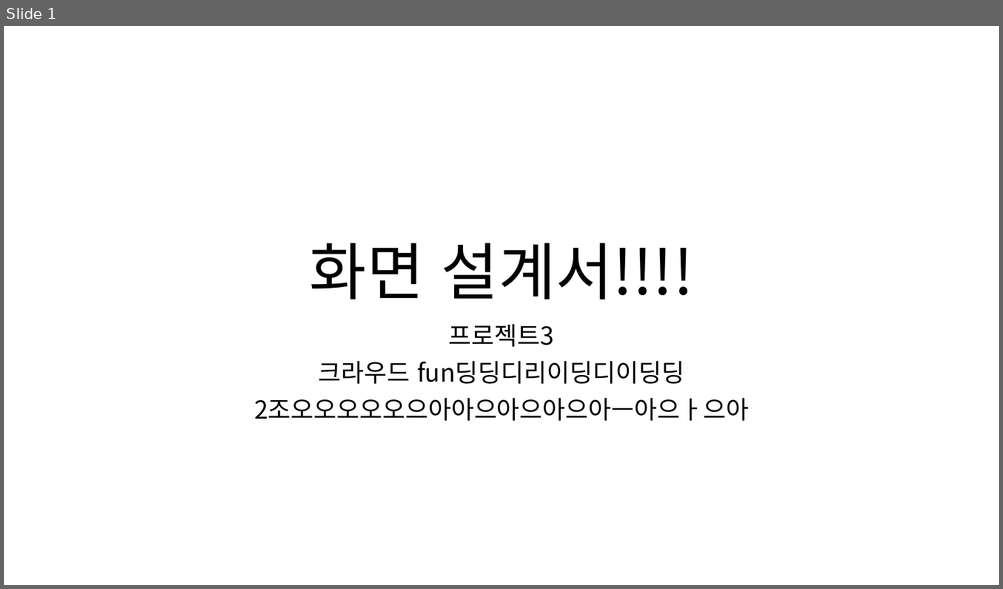
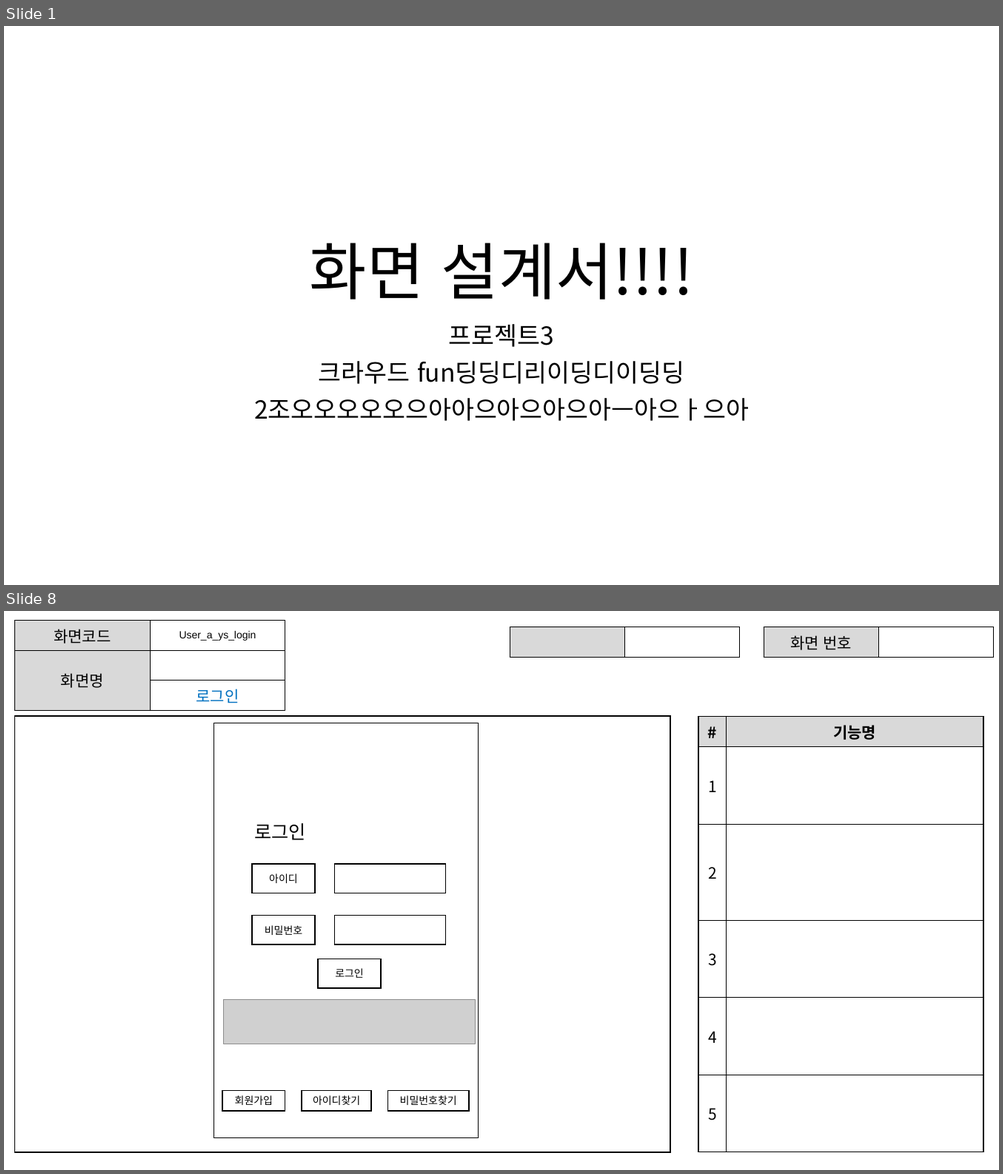
Before and after one commit to ezenteam2/EzenCrowdFunding, a slide deck: project03 화면설계서/0228 발표용 project03 - 화면 설계서 - 용승.pptx. Shown one above the other, each under a label of ours: slide 1 before the commit, slides 1 and 8 after it; the slides between them are not shown. The pictures are 1003x589 and 1003x1174 pixels, drawn with LibreOffice and Linux fonts; fonts in the diff are those of the drawing; grey boxes stand for pictures. Boxes give left, top, right and bottom in pixels: in the first picture for what was removed or moved away, otherwise in the second. Text is boxed around its words. In the diff, an @@ line names an element or a change of style, - is before the commit and + after.

```diff
--- a/project03 화면설계서/0228 발표용 project03 - 화면 설계서 - 용승.pptx
+++ b/project03 화면설계서/0228 발표용 project03 - 화면 설계서 - 용승.pptx
@@ slide 8 added at box(4, 611, 999, 1170), background #FFFFFF @@
@@ table added at box(14, 621, 284, 706), 3 rows, 2 columns @@
+화면코드 | User_a_ys_login
+화면명 | 
+ | 로그인
@@ table added at box(510, 627, 740, 653), 1 rows, 2 columns @@
+ | 
@@ table added at box(763, 627, 993, 653), 1 rows, 2 columns @@
+화면 번호 | 
@@ rectangle added at box(14, 716, 669, 1153), fill #FFFFFF, outline #000000 1 pt @@
@@ table added at box(699, 716, 983, 1153), 6 rows, 2 columns @@
+# | 기능명
+1 | 
+2 | 
+3 | 
+4 | 
+5 | 
@@ rectangle added at box(213, 723, 478, 1139), outline #000000 1 pt @@
@@ text added at box(254, 823, 306, 840), 18 pt, text #000000 @@
+로그인
@@ rectangle added at box(252, 864, 314, 893), fill #FFFFFF, outline #000000 1 pt @@
@@ text added at box(269, 874, 298, 883), 10 pt, text #000000 @@
+아이디
@@ rectangle added at box(335, 864, 446, 893), fill #FFFFFF, outline #000000 1 pt @@
@@ rectangle added at box(252, 915, 314, 945), fill #FFFFFF, outline #000000 1 pt @@
@@ rectangle added at box(335, 915, 446, 945), fill #FFFFFF, outline #000000 1 pt @@
@@ text added at box(264, 925, 302, 935), 10 pt, text #000000 @@
+비밀번호
@@ rectangle added at box(318, 960, 381, 988), fill #FFFFFF, outline #000000 1 pt @@
@@ text added at box(335, 968, 364, 978), 10 pt, text #000000 @@
+로그인
@@ picture added at box(223, 1000, 475, 1045) @@
@@ rectangle added at box(222, 1091, 285, 1112), fill #FFFFFF, outline #000000 1 pt @@
@@ text added at box(235, 1096, 273, 1105), 10 pt, text #000000 @@
+회원가입
@@ rectangle added at box(301, 1091, 371, 1112), fill #FFFFFF, outline #000000 1 pt @@
@@ text added at box(313, 1096, 360, 1105), 10 pt, text #000000 @@
+아이디찾기
@@ rectangle added at box(387, 1091, 468, 1112), fill #FFFFFF, outline #000000 1 pt @@
@@ text added at box(400, 1096, 457, 1105), 10 pt, text #000000 @@
+비밀번호찾기
```
Also in this commit, not shown: 28 other slides added, 24 other files.
